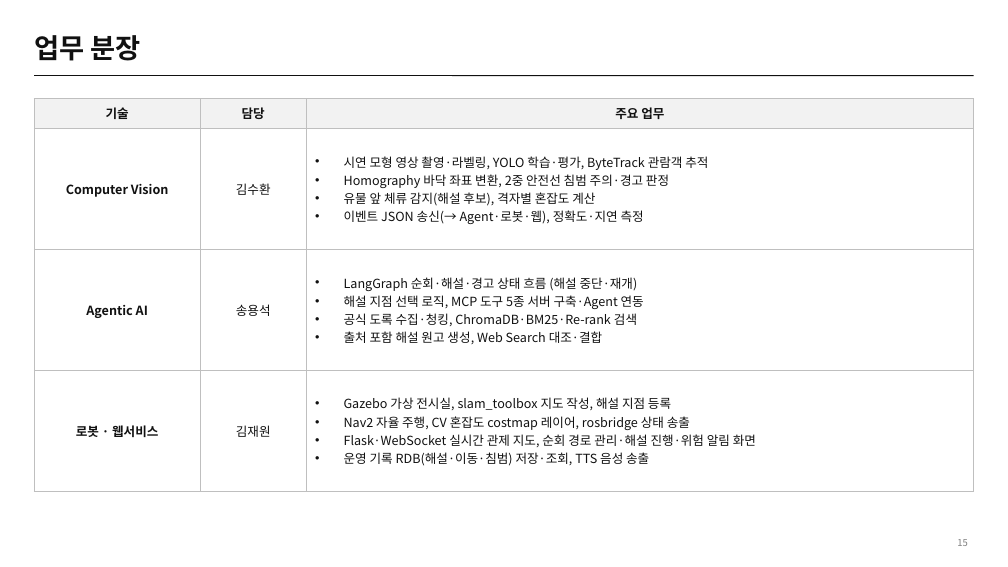
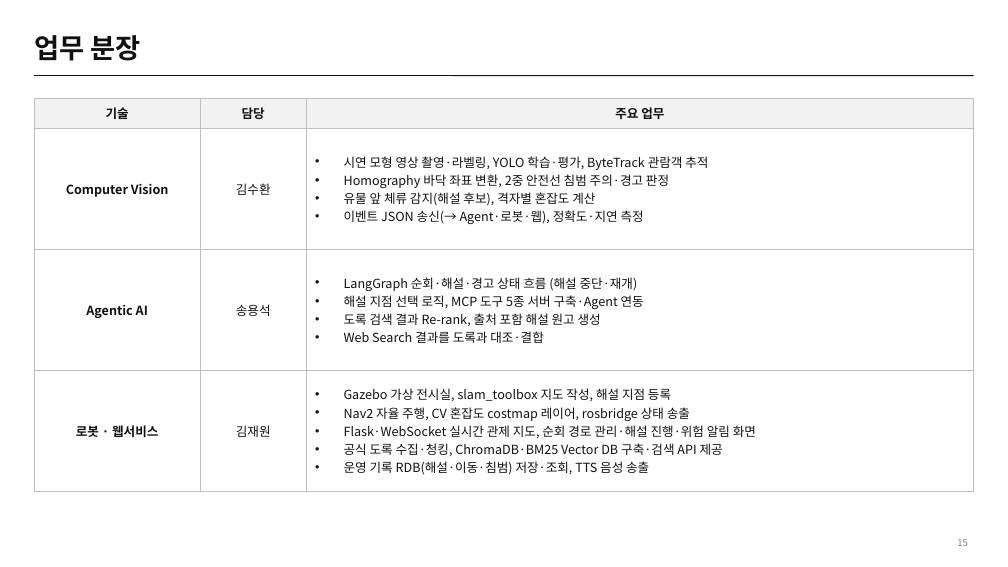
Before and after one commit to selkis4u/smart-museum-aiagent, a slide deck: slide 15 of docs/proposal/3조_박물관_자율순회_전시해설_플랫폼_기획서_v0.9.pptx. Drawn at 1008x567 pixels with LibreOffice and Linux fonts; fonts in the diff are those of the drawing. Boxes give left, top, right and bottom in pixels: in the first picture for what was removed or moved away, otherwise in the second. Text is boxed around its words. In the diff, an @@ line names an element or a change of style, - is before the commit and + after.

```diff
--- a/docs/proposal/3조_박물관_자율순회_전시해설_플랫폼_기획서_v0.9.pptx
+++ b/docs/proposal/3조_박물관_자율순회_전시해설_플랫폼_기획서_v0.9.pptx
@@ table at (34, 98, 974, 479) @@
-row 3, column 3: LangGraph 순회·해설·경고 상태 흐름 (해설 중단·재개) / 해설 지점 선택 로직, MCP 도구 5종 서버 구축·Agent 연동 / 공식 도록 수집·청킹, ChromaDB·BM25·Re-rank 검색 / 출처 포함 해설 원고 생성, Web Search 대조·결합
+row 3, column 3: LangGraph 순회·해설·경고 상태 흐름 (해설 중단·재개) / 해설 지점 선택 로직, MCP 도구 5종 서버 구축·Agent 연동 / 도록 검색 결과 Re-rank, 출처 포함 해설 원고 생성 / Web Search 결과를 도록과 대조·결합
-row 4, column 3: Gazebo 가상 전시실, slam_toolbox 지도 작성, 해설 지점 등록 / Nav2 자율 주행, CV 혼잡도 costmap 레이어, rosbridge 상태 송출 / Flask·WebSocket 실시간 관제 지도, 순회 경로 관리·해설 진행·위험 알림 화면 / 운영 기록 RDB(해설·이동·침범) 저장·조회, TTS 음성 송출
+row 4, column 3: Gazebo 가상 전시실, slam_toolbox 지도 작성, 해설 지점 등록 / Nav2 자율 주행, CV 혼잡도 costmap 레이어, rosbridge 상태 송출 / Flask·WebSocket 실시간 관제 지도, 순회 경로 관리·해설 진행·위험 알림 화면 / 공식 도록 수집·청킹, ChromaDB·BM25 Vector DB 구축·검색 API 제공 / 운영 기록 RDB(해설·이동·침범) 저장·조회, TTS 음성 송출
```
Also in this commit, not shown: 4 other slides changed.
